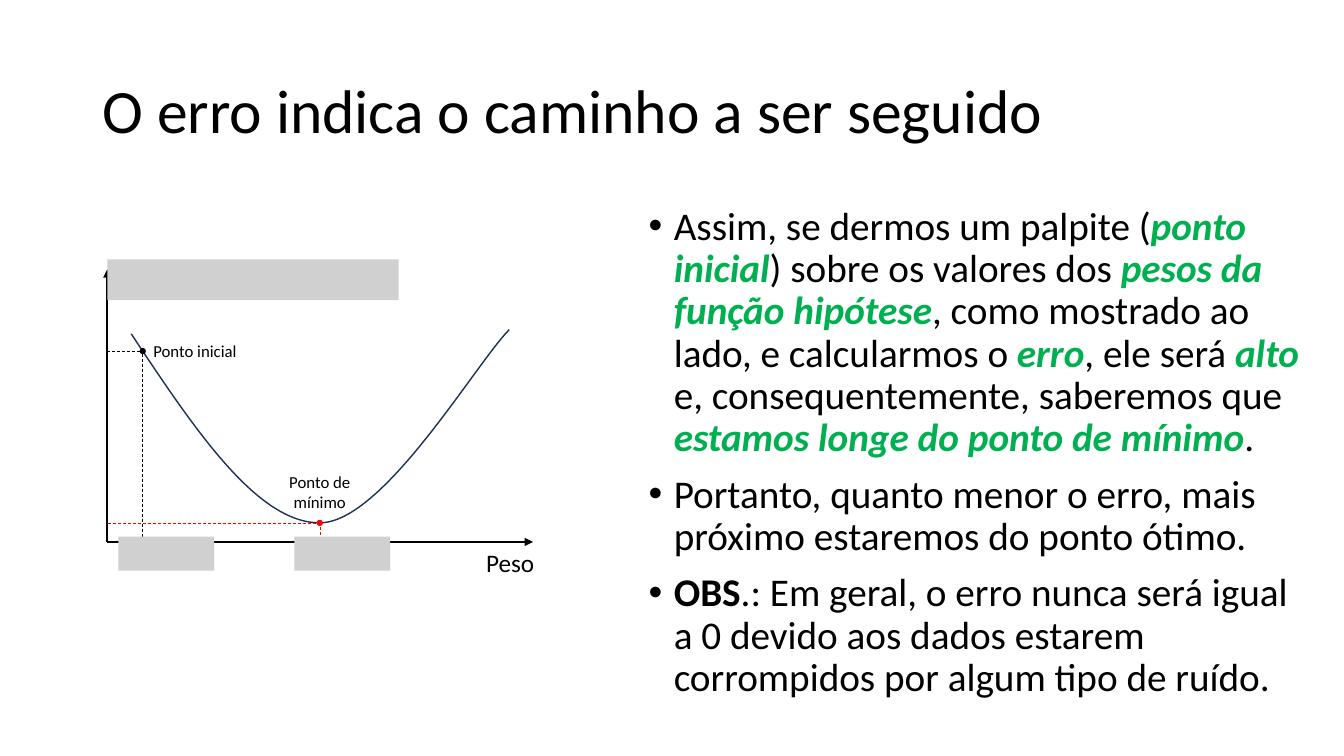
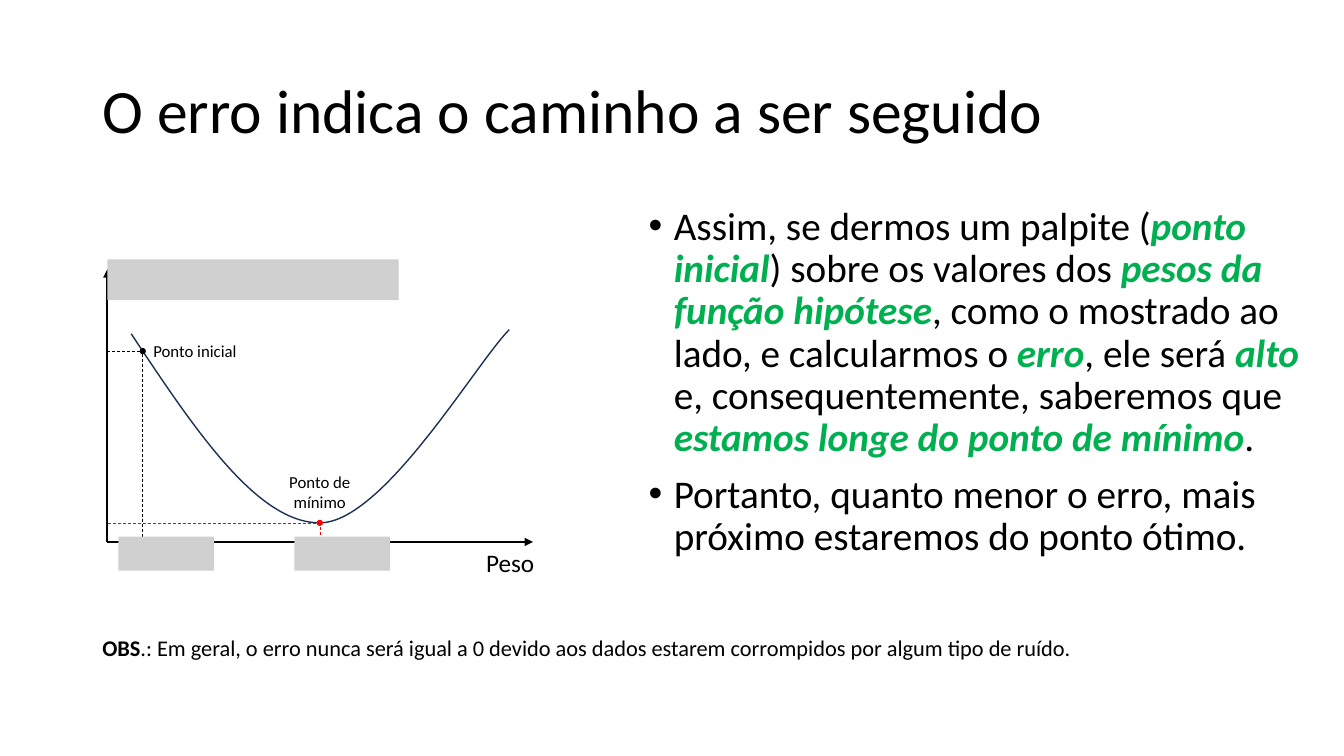
Before and after one commit to zz4fap/c24_inteligencia_artificial, a slide deck: slide 31 of slides/C24_Regressão.pptx (slide 33 before the commit). Drawn at 1344x756 pixels with LibreOffice and Linux fonts; fonts in the diff are those of the drawing; grey boxes stand for pictures. Boxes give left, top, right and bottom in pixels: in the first picture for what was removed or moved away, otherwise in the second. Text is boxed around its words. In the diff, an @@ line names an element or a change of style, - is before the commit and + after.

Commit message:
update of slides

```diff
--- a/slides/C24_Regressão.pptx
+++ b/slides/C24_Regressão.pptx
@@ text at (674,211,1299,458): text changed @@
-• Assim, se dermos um palpite (ponto inicial) sobre os valores dos pesos da função hipótese, como mostrado ao lado, e calcularmos o erro, ele será alto e, consequentemente, saberemos que estamos longe do ponto de mínimo.
+• Assim, se dermos um palpite (ponto inicial) sobre os valores dos pesos da função hipótese, como o mostrado ao lado, e calcularmos o erro, ele será alto e, consequentemente, saberemos que estamos longe do ponto de mínimo.
@@ text at (674,578,1288,698): paragraph removed @@
-• OBS.: Em geral, o erro nunca será igual a 0 devido aos dados estarem corrompidos por algum tipo de ruído.
@@ text added at (102,640,1071,660), 16 pt, text #000000 @@
+OBS.: Em geral, o erro nunca será igual a 0 devido aos dados estarem corrompidos por algum tipo de ruído.
```
Also in this commit, not shown: 11 other slides changed, 4 slides added, 4 slides removed.
